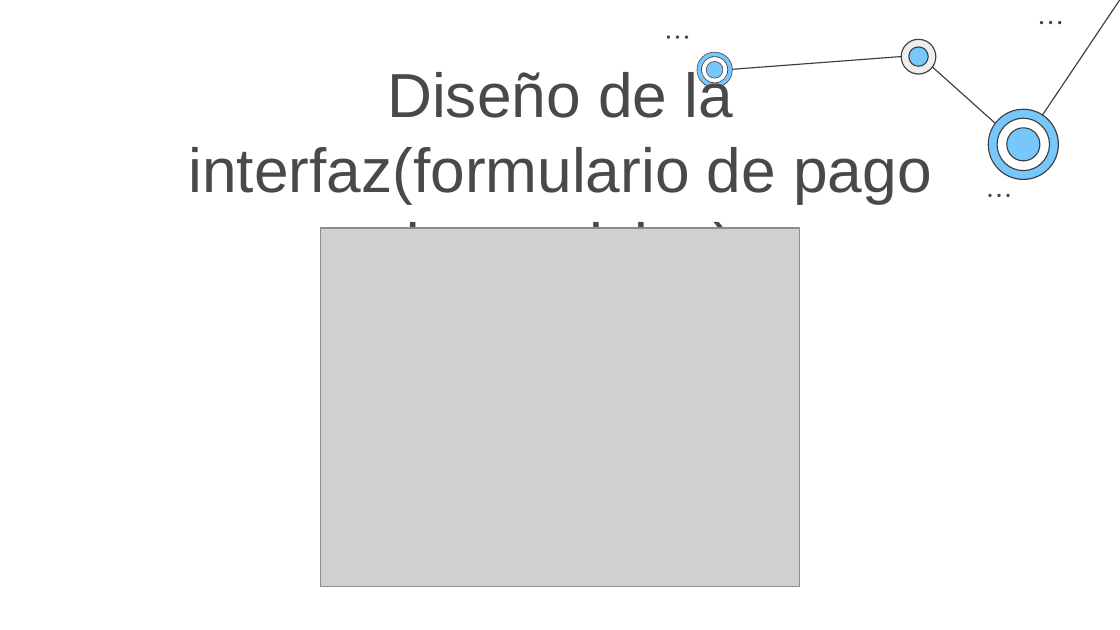
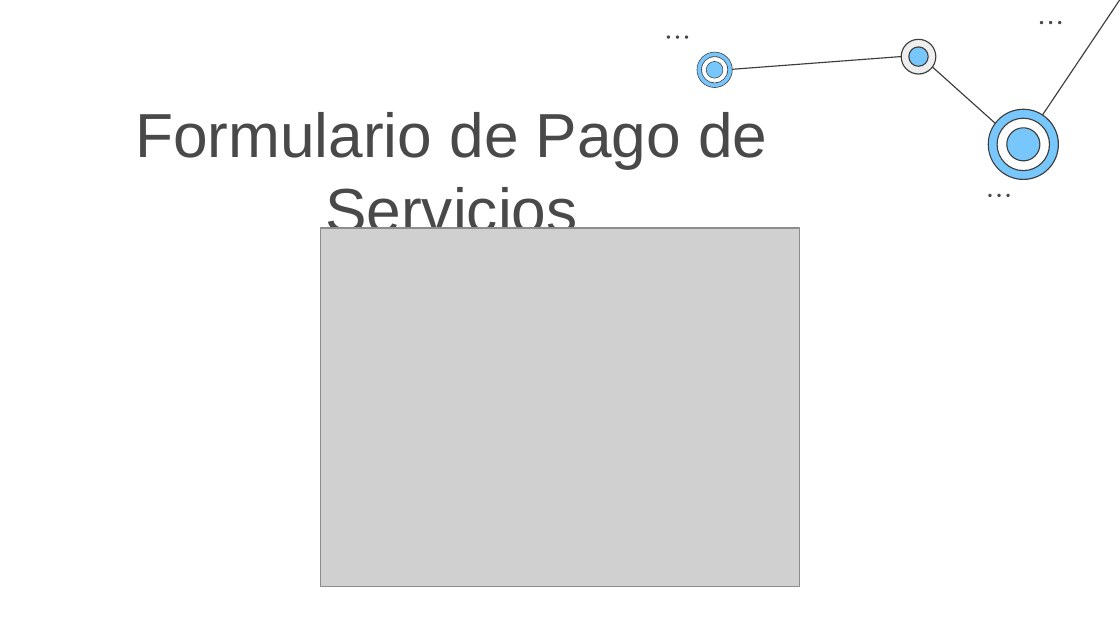
Before and after one commit to elias-gill-UNA/Compartido, a slide deck: slide 10 of parcial2/PresentacionSegundoParcial.pptx (slide 11 before the commit). Drawn at 1120x630 pixels with LibreOffice and Linux fonts; fonts in the diff are those of the drawing; grey boxes stand for pictures. Boxes give left, top, right and bottom in pixels: in the first picture for what was removed or moved away, otherwise in the second. Text is boxed around its words. In the diff, an @@ line names an element or a change of style, - is before the commit and + after.

```diff
--- a/parcial2/PresentacionSegundoParcial.pptx
+++ b/parcial2/PresentacionSegundoParcial.pptx
@@ text at <box>135,112,767,243</box>: text changed @@
-Diseño de la interfaz(formulario de pago de servicios)
+Formulario de Pago de Servicios
```
Also in this commit, not shown: 14 other slides changed, 2 slides added, 2 slides removed, 12 other files.
